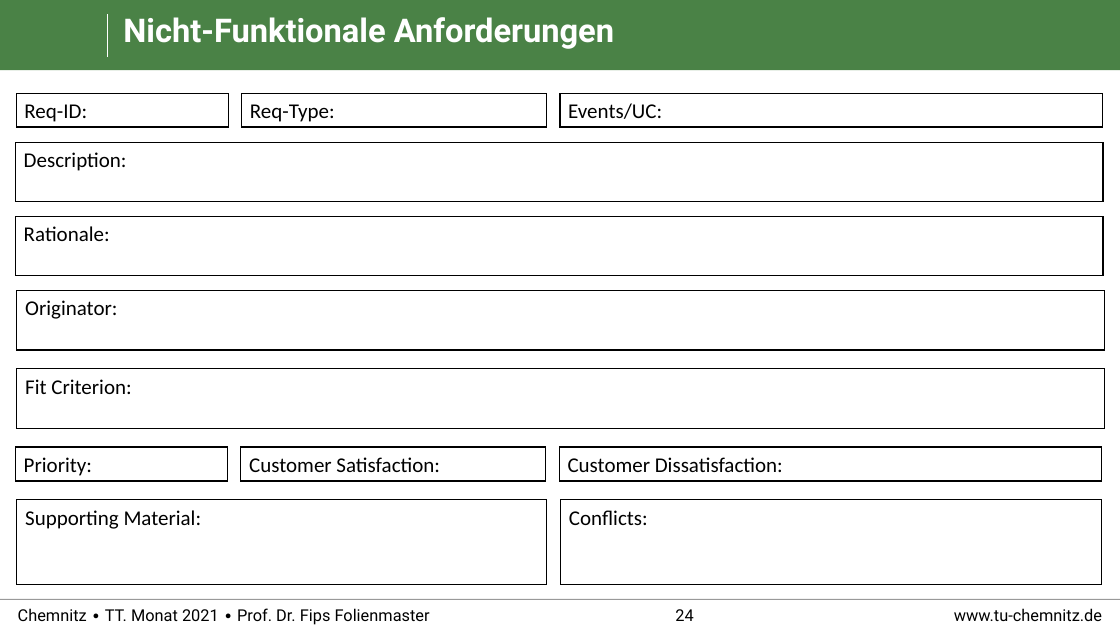
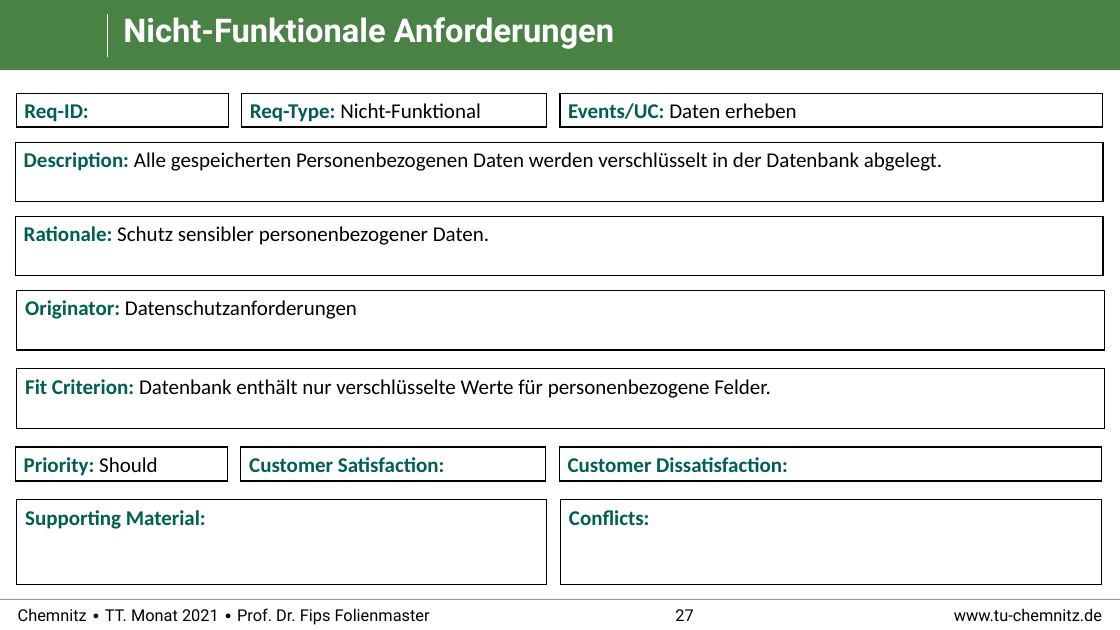
Before and after one commit to RealBiggerBo/Softwaretechnik, a slide deck: slide 27 of SnowCards_Requirements.pptx (slide 24 before the commit). Drawn at 1120x630 pixels with LibreOffice and Linux fonts; fonts in the diff are those of the drawing; background and template pictures are left out. Boxes give left, top, right and bottom in pixels: in the first picture for what was removed or moved away, otherwise in the second. Text is boxed around its words. In the diff, an @@ line names an element or a change of style, - is before the commit and + after.

```diff
--- a/SnowCards_Requirements.pptx
+++ b/SnowCards_Requirements.pptx
@@ text in rectangle at (250,103,481,122): text changed @@
-Req-Type:
+Req-Type: Nicht-Funktional
@@ text in rectangle at (568,103,797,119): text changed @@
-Events/UC:
+Events/UC: Daten erheben
@@ text in rectangle at (24,152,942,171): text changed @@
-Description:
+Description: Alle gespeicherten Personenbezogenen Daten werden verschlüsselt in der Datenbank abgelegt.
@@ text in rectangle at (24,226,489,245): text changed @@
-Rationale:
+Rationale: Schutz sensibler personenbezogener Daten.
@@ text in rectangle at (25,300,357,319): text changed @@
-Originator:
+Originator: Datenschutzanforderungen
@@ text in rectangle at (25,379,771,398): text changed @@
-Fit Criterion:
+Fit Criterion: Datenbank enthält nur verschlüsselte Werte für personenbezogene Felder.
@@ text in rectangle at (24,457,158,476): text changed; text colour #000000 to #005F50; bold on @@
-Priority:
+Priority: Should
@@ text colour #000000 to #005F50, bold on in 5 elements at (16,93,229,127), (241,447,546,481), (560,447,1102,481), (17,500,547,585), (561,500,1102,585) @@
@@ page number at (675,609,693,621): text changed @@
-24
+27
```
Also in this commit, not shown: 4 slides added, 1 slide removed.
